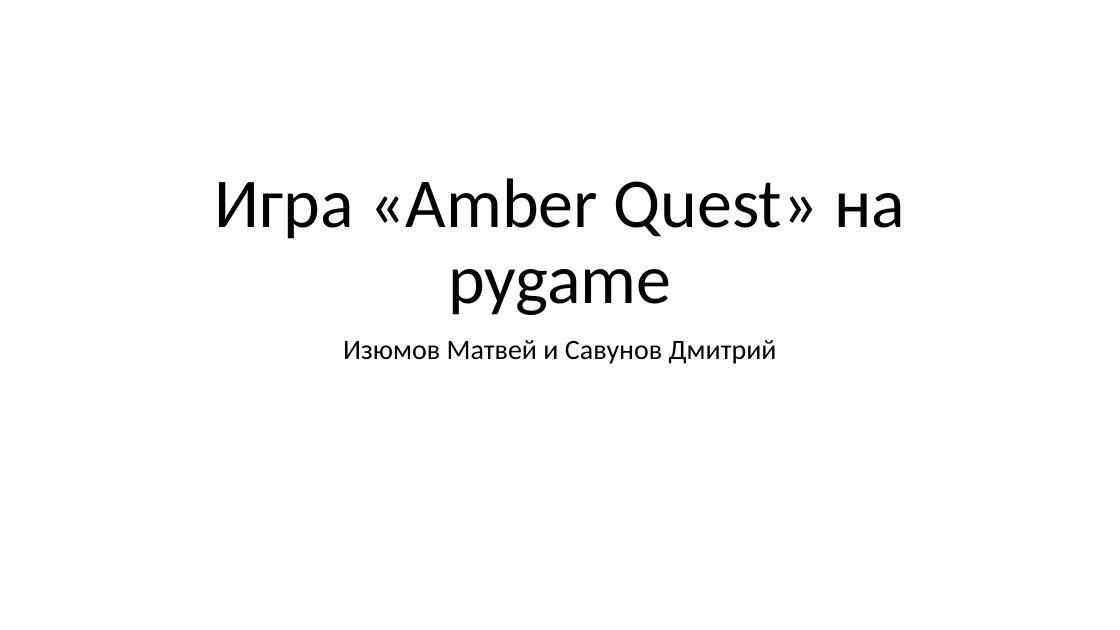
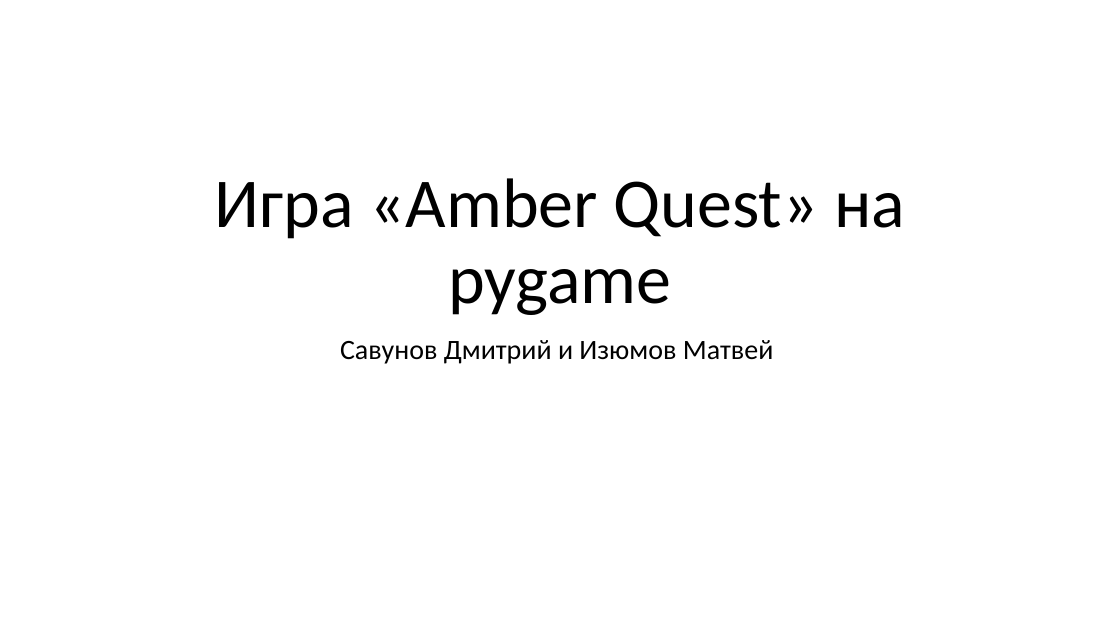
Before and after one commit to Scheise45/projeckt_2, a slide deck: slide 1 of документы/проект2.pptx. Drawn at 1120x630 pixels with LibreOffice and Linux fonts; fonts in the diff are those of the drawing. Boxes give left, top, right and bottom in pixels: in the first picture for what was removed or moved away, otherwise in the second. Text is boxed around its words. In the diff, an @@ line names an element or a change of style, - is before the commit and + after.

```diff
--- a/документы/проект2.pptx
+++ b/документы/проект2.pptx
@@ subtitle at [340,340,774,364]: text changed @@
-Изюмов Матвей и Савунов Дмитрий
+Савунов Дмитрий и Изюмов Матвей
```
Also in this commit, not shown: 6 other slides changed, 4 slides added, 1 slide removed, 7 other files.
